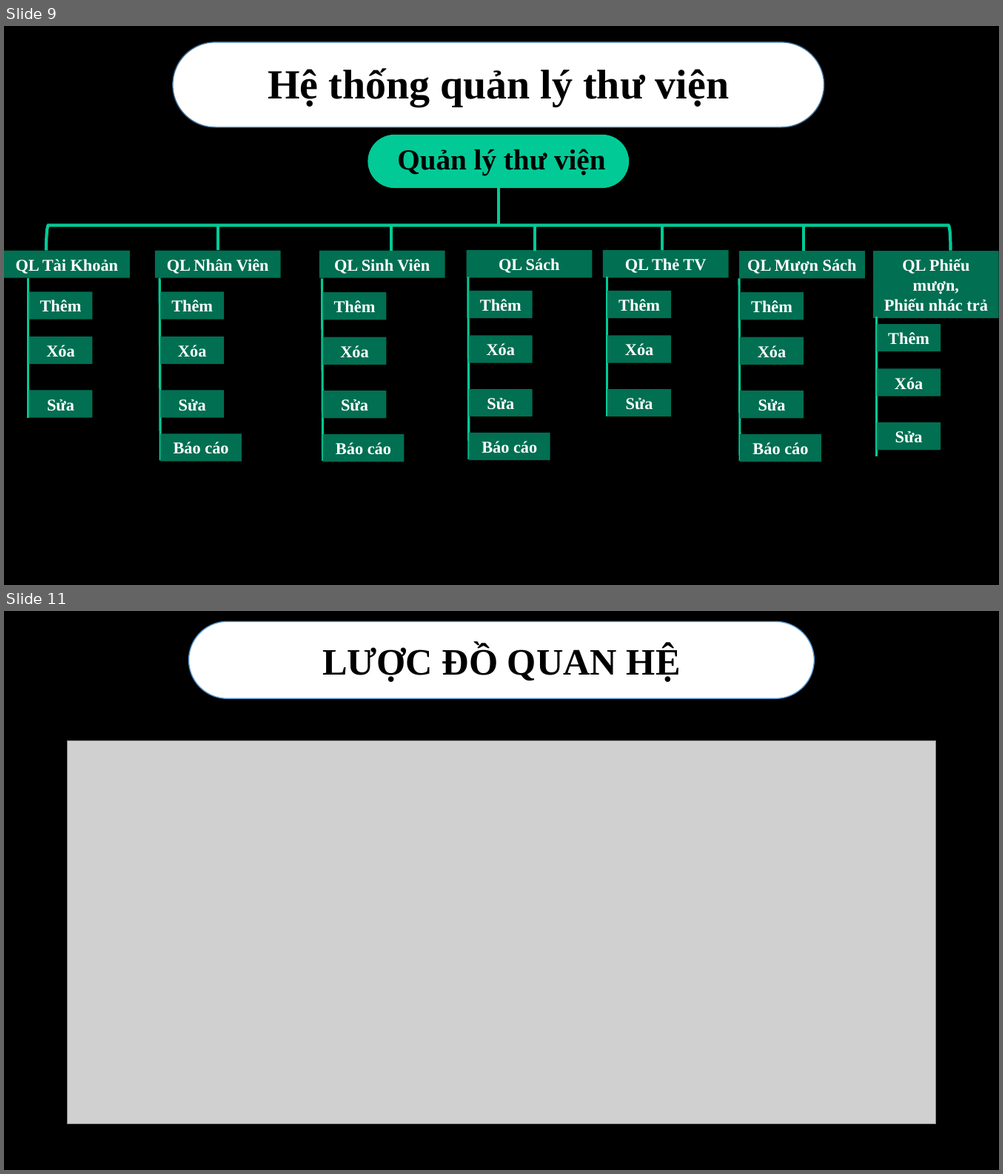
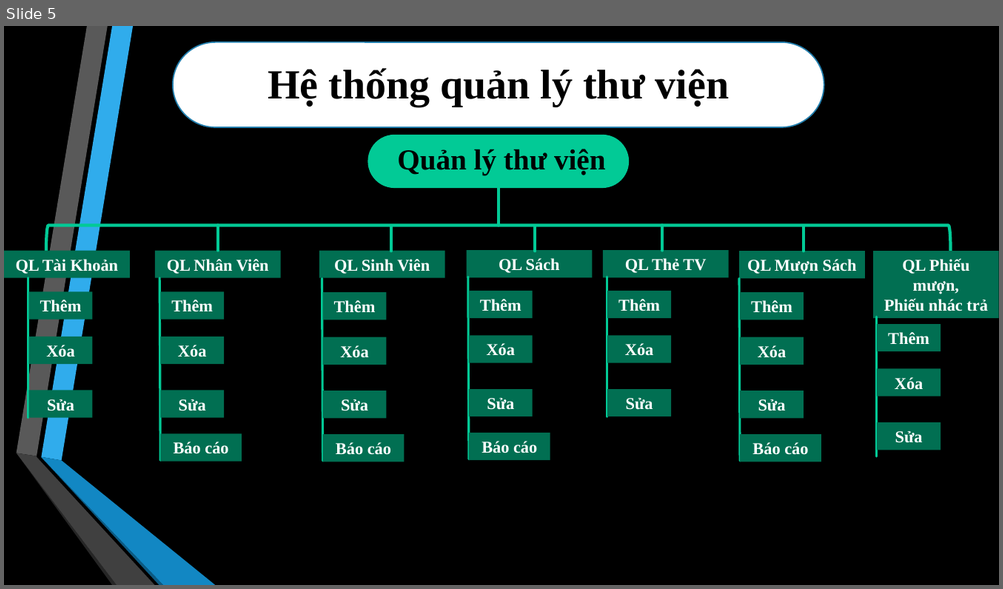
Before and after one commit to KVang05112002/QLYTHUVIEN, a slide deck: DoAn_QuanLyThuVien.pptx. Shown one above the other, each under a label of ours: slides 9 and 11 before the commit, slide 5 after it; the slides between them are not shown. The pictures are 1003x1174 and 1003x589 pixels, drawn with LibreOffice and Linux fonts; fonts in the diff are those of the drawing; grey boxes stand for pictures. Boxes give left, top, right and bottom in pixels: in the first picture for what was removed or moved away, otherwise in the second. Text is boxed around its words. In the diff, an @@ line names an element or a change of style, - is before the commit and + after.

```diff
--- a/DoAn_QuanLyThuVien.pptx
+++ b/DoAn_QuanLyThuVien.pptx
@@ slide 11 removed at box(4, 611, 999, 1170), background #000000 @@
@@ rounded rectangle removed at box(189, 621, 814, 698) @@
@@ text removed at box(322, 645, 680, 682) @@
-LƯỢC ĐỒ QUAN HỆ
@@ picture removed at box(68, 741, 936, 1125) @@
@@ what was slide 9 is now slide 5 @@
@@ slide 5 changed as well @@
@@ rounded rectangle at box(173, 42, 824, 127): outline #43739E 1 pt to #247FAF 1.25 pt @@
@@ group added at box(16, 26, 215, 585): 6 freeform shapes @@
```
Also in this commit, not shown: 5 other slides changed, 3 slides added, 7 other slides removed, 13 other files.
